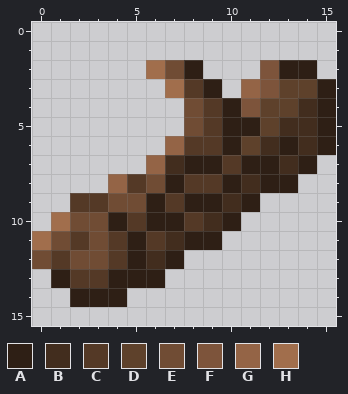
One commit to this pixel-art file: Assets/_project/Sprites/My Own/Aseprite/UI/Icons/Items/wood.aseprite. Above is the file before it was changed.
16x16 pixels, 1 frame. Colours within 5 levels of each other are drawn and written as one.
Palette (. is transparent): A #2e1f15  B #422d1e  C #543926  D #5e412b  E #704c34  F #7d543b  G #946446  H #a16e4c
And afterwards:
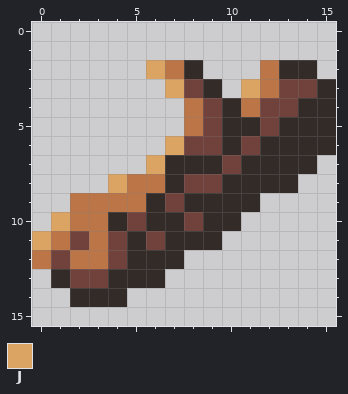
Colours new in this view: J #dba463
From old to new:
Colour A changes from #2e1f15 to #322b28.
Colour C changes from #543926 to #71413b.
Colour E changes from #704c34 to #bb7547.
The author changed colour B to colour A in row 4 at x 14; in row 5 at x 13 to 14; in row 6 at x 12 and 14; in row 7 at x 7 and 13; in row 8 at x 11; in row 9 at x 10.
The author changed colour B to colour A in row 10 at x 9; in row 11 at x 7; in row 12 at x 6.
The author changed colour D to colour C in row 3 at x 13 to 14; in row 4 at x 12 to 13; in row 5 at x 12; in row 6 at x 11.
The author changed colour C to colour E in row 8 at x 5; in row 9 at x 2 to 3.
The author changed colour F to colour E in rows 2 to 3 at x 12; in row 4 at x 11.
The author changed colour G to colour J in row 3 at x 11; in row 6 at x 7; in row 7 at x 6; in row 8 at x 4.
The author changed colour H to colour J in row 2 at x 6; in row 3 at x 7; in row 10 at x 1; in row 11 at x 0.
